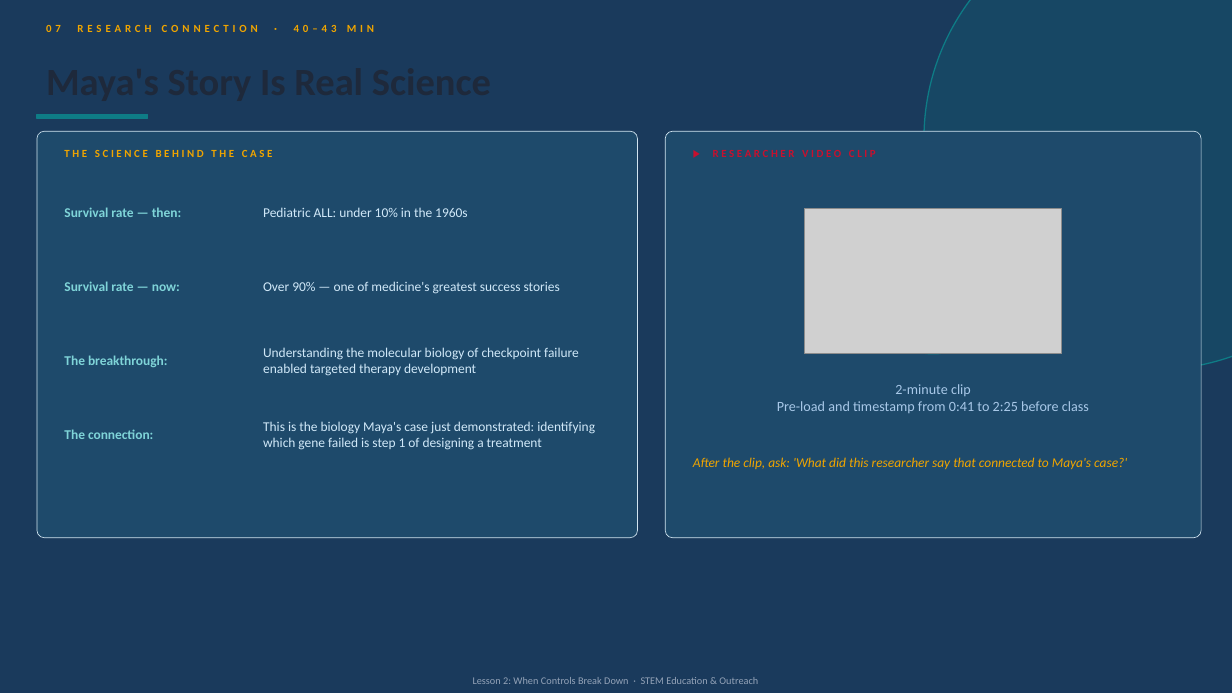
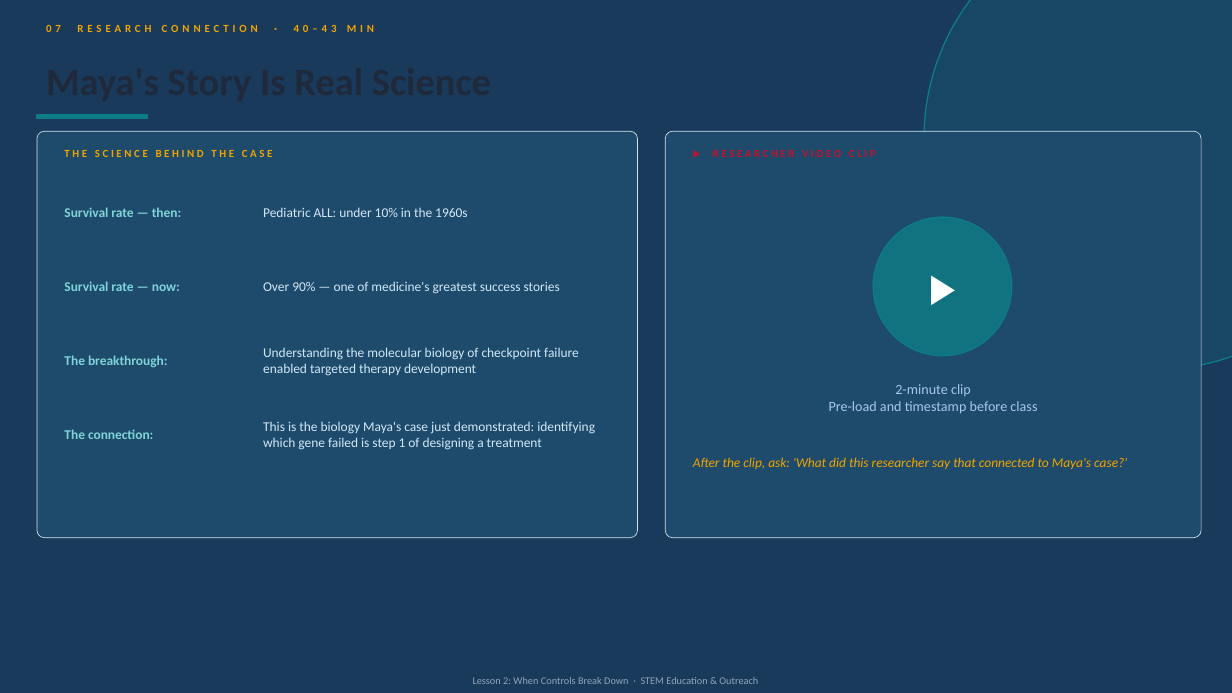
Before and after one commit to lashaudracox/cell-division-gone-wrong, a slide deck: slide 8 of Teacher_Classroom_Deck_Lesson2.pptx. Drawn at 1232x693 pixels with LibreOffice and Linux fonts; fonts in the diff are those of the drawing; grey boxes stand for pictures. Boxes give left, top, right and bottom in pixels: in the first picture for what was removed or moved away, otherwise in the second. Text is boxed around its words. In the diff, an @@ line names an element or a change of style, - is before the commit and + after.

```diff
--- a/Teacher_Classroom_Deck_Lesson2.pptx
+++ b/Teacher_Classroom_Deck_Lesson2.pptx
@@ picture removed at (805,209,1062,354) @@
@@ ellipse: place and size @@
-ellipse at (864,215,1003,354)
+ellipse at (873,217,1012,356)
@@ text added at (873,217,1012,356), 32 pt, text #FFFFFF @@
+▶
@@ text at (829,401,1037,413): text changed @@
-Pre-load and timestamp from 0:41 to 2:25 before class
+Pre-load and timestamp before class
```
Also in this commit, not shown: 2 other slides changed, 19 other files.
